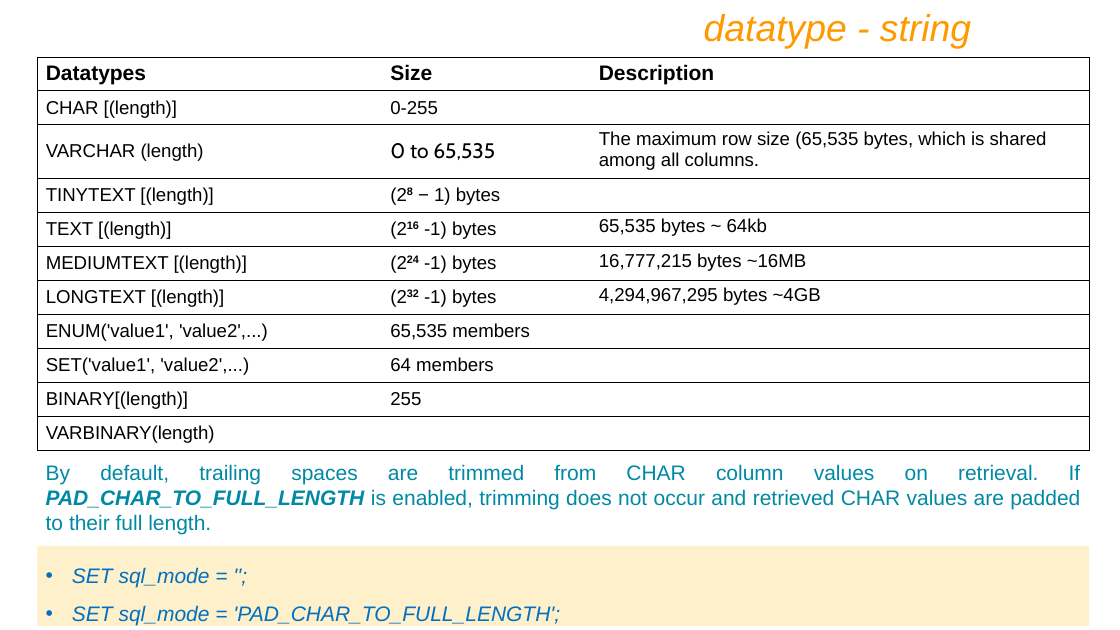
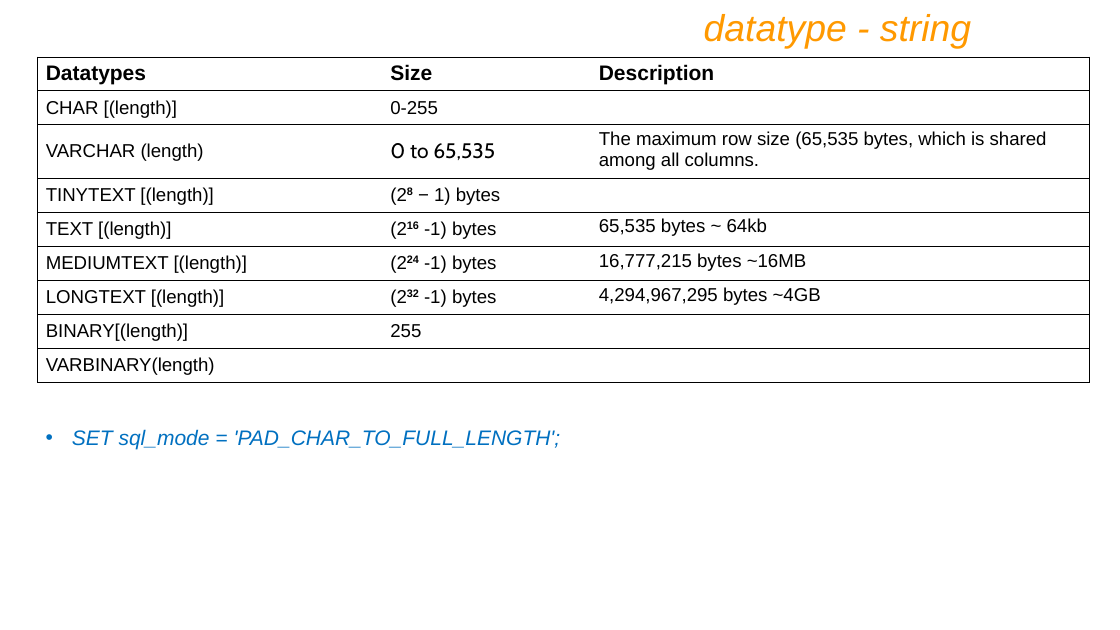
Before and after one commit to ShubhamPokale/DBMS_NOTES, a slide deck: slide 56 of IWAY MySQL PPT Ver9.pptx (slide 89 before the commit). Drawn at 1120x630 pixels with LibreOffice and Linux fonts; fonts in the diff are those of the drawing. Boxes give left, top, right and bottom in pixels: in the first picture for what was removed or moved away, otherwise in the second. Text is boxed around its words. In the diff, an @@ line names an element or a change of style, - is before the commit and + after.

```diff
--- a/IWAY MySQL PPT Ver9.pptx
+++ b/IWAY MySQL PPT Ver9.pptx
@@ table at (38,57,1090,382) @@
-row 8: ENUM('value1', 'value2',...) | 65,535 members | 
-row 9: SET('value1', 'value2',...) | 64 members | 
@@ text "SET sql_mode = 'PAD_CHAR_TO_FULL_LENGTH';": place and size @@
-text "SET sql_mode = 'PAD_CHAR_TO_FULL_LENGTH';" at (38,546,1090,626)
+text "SET sql_mode = 'PAD_CHAR_TO_FULL_LENGTH';" at (72,429,561,449)
@@ text "SET sql_mode = 'PAD_CHAR_TO_FULL_LENGTH';" at (72,429,561,449): fill #FDF0CA to none @@
@@ text removed at (46,464,1081,535) @@
-By default, trailing spaces are trimmed from CHAR column values on retrieval. If PAD_CHAR_TO_FULL_LENGTH is enabled, trimming does not occur and retrieved CHAR values are padded to their full length.
@@ text at (72,567,210,587): paragraph removed @@
-• SET sql_mode = '';
```
Also in this commit, not shown: 34 other slides changed, 39 slides added, 65 slides removed, 6 other files.
